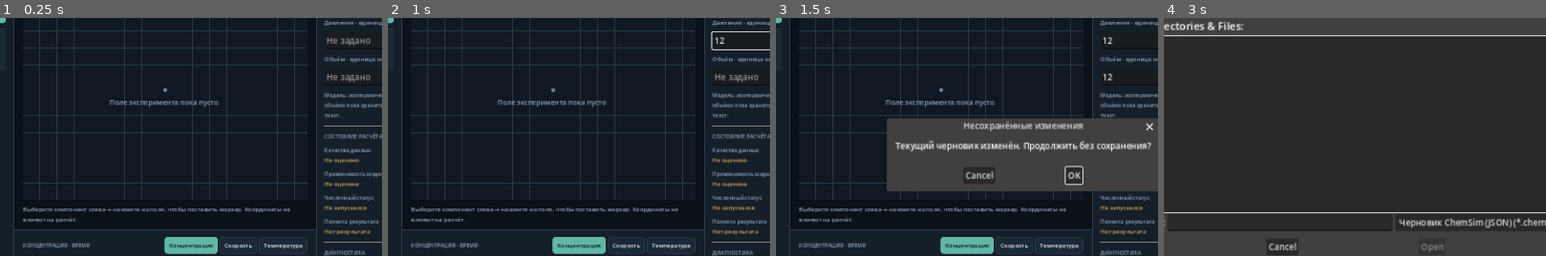
Above: before the commit, frames 1-4 (left to right).
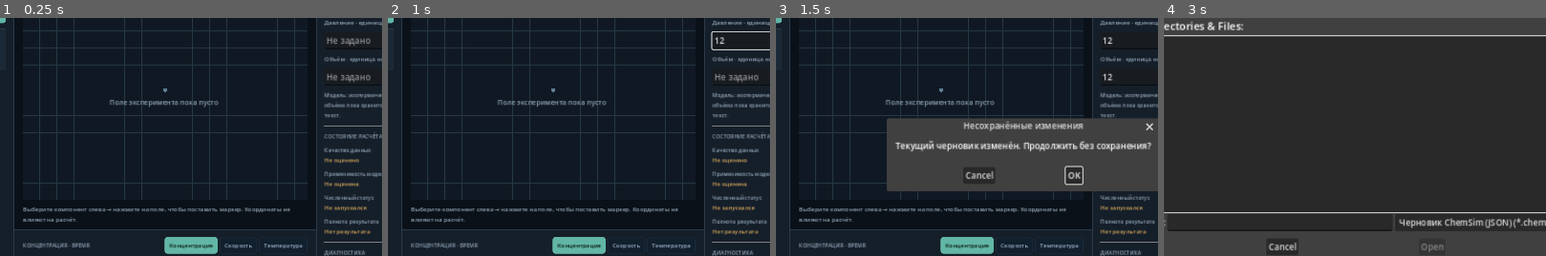
Above: after the commit, the same moments.

Repository: AndreyCokol/ChemSim
Game: Godot game, scene res://scenes/main.tscn
Same seed, same stepped clock (60 frames per second), same inputs: the game is played once before the commit and once after it.
Inputs (mouse positions are % of the whole screen's width and height, from its top left):
- Up to frame 1 (0.25 s): no input
- Up to frame 2 (1 s): click (10, 81) at 0.52 s; type "12" at 0.6 s; click (68, 25) at 0.75 s; type "12" at 0.83 s; click (68, 32) at 0.98 s
- Up to frame 3 (1.5 s): type "12" at 1.07 s; click "＋ Новый эксперимент" at 1.25 s
- Up to frame 4 (3 s): click "OK" at 2 s; click "Открыть черновик" at 2.75 s
The pictures show only the part of the screen within x 18-68%, y 20-70%; the shares and areas given below are measured in that part.

The runs differ from the first frame. In frame 1, 0.2% of the frame differs, in the area x 58-80%, y 94-97%; in frame 2, 0.2%; in frame 3, 0.2%; in frame 4, nothing differs.

Commit message:
Keep graph mode selection visually synchronized

Diff:
--- a/scripts/main.gd
+++ b/scripts/main.gd
@@ -30,6 +30,7 @@
 var experiment_name: String = "Новый эксперимент"
 var draft_dirty: bool = false
 var active_graph: String = "concentration"
+var graph_buttons: Dictionary = {}
 var add_dialog: AcceptDialog
 var name_input: LineEdit
 var formula_input: LineEdit
@@ -500,6 +501,8 @@
 
 func _graph_tab(caption: String, mode: String) -> Button:
 	var button := _button(caption, mode == active_graph)
+	graph_buttons[mode] = button
+	button.modulate = Color.WHITE if mode == active_graph else Color(0.68, 0.75, 0.82, 1.0)
 	button.pressed.connect(func():
 		active_graph = mode
 		match mode:
@@ -509,6 +512,9 @@
 				graph_title.text = "СКОРОСТЬ · ВРЕМЯ"
 			"temperature":
 				graph_title.text = "ТЕМПЕРАТУРА · ВРЕМЯ"
+		for graph_mode in graph_buttons:
+			var graph_button: Button = graph_buttons[graph_mode]
+			graph_button.modulate = Color.WHITE if graph_mode == active_graph else Color(0.68, 0.75, 0.82, 1.0)
 	)
 	return button
 
